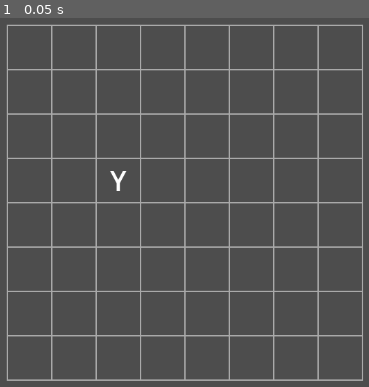
Above: before the commit, frame 1.
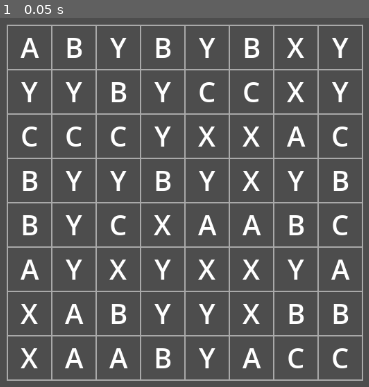
Above: after the commit, the same moment.

Repository: fehudma/godot_projects
Game: Godot game, scene res://Scenes/game.tscn
Same seed, same stepped clock (60 frames per second), same inputs: the game is played once before the commit and once after it.
Inputs:
- Up to frame 1 (0.05 s): no input

The runs differ from the first frame. In frame 1, 7.6% of the frame differs, in the area x 5-95%, y 5-96%.

Commit message:
added detect whether a new letter would create a starting match)

Diff:
--- a/Scenes/board.gd
+++ b/Scenes/board.gd
@@ -8,13 +8,81 @@
 #
 const PIECE_SCENE: PackedScene = preload("res://scenes/piece.tscn")
 
+
+#
+const PIECE_LETTERS: Array[String] = [
+	"A",
+	"B",
+	"C",
+	"X",
+	"Y"
+]
+
+
+#==========================VARS
+var grid: Array[Array] = []
+
+
 #==========================HELPERS
+#
 func grid_to_pixel(column: int, row: int) -> Vector2:
 	return Vector2(
 		column * CELL_SIZE + CELL_SIZE / 2.0,
 		row * CELL_SIZE + CELL_SIZE / 2.0
 	)
 
+#
+func get_random_letter() -> String:
+	return PIECE_LETTERS.pick_random()
+
+#
+func create_piece(grid_position: Vector2i) -> Piece:
+	var piece: Piece = PIECE_SCENE.instantiate()
+	add_child(piece)
+
+	piece.setup(get_random_letter(), grid_position)
+	piece.position = grid_to_pixel(grid_position.x, grid_position.y)
+
+	grid[grid_position.x][grid_position.y] = piece
+
+	return piece
+
+#
+func create_empty_grid() -> void:
+	grid.clear()
+
+	for column: int in range(COLUMNS):
+		var new_column: Array[Piece] = []
+
+		for row: int in range(ROWS):
+			new_column.append(null)
+
+		grid.append(new_column)
+
+#
+#check the two cells to the left and the two cells above
+func would_create_starting_match(
+	grid_position: Vector2i,
+	letter: String
+) -> bool:
+	var column := grid_position.x
+	var row := grid_position.y
+
+	if column >= 2:
+		var left_piece: Piece = grid[column - 1][row]
+		var far_left_piece: Piece = grid[column - 2][row]
+
+		if left_piece.letter == letter and far_left_piece.letter == letter:
+			return true
+
+	if row >= 2:
+		var above_piece: Piece = grid[column][row - 1]
+		var far_above_piece: Piece = grid[column][row - 2]
+
+		if above_piece.letter == letter and far_above_piece.letter == letter:
+			return true
+
+	return false
 #==========================
 #“Where should the center of cell (column, row) be?”
 func _draw() -> void:
@@ -51,13 +119,9 @@
 
 #==========================INIT
 func _ready() -> void:
-	var piece: Piece = PIECE_SCENE.instantiate()
-	add_child(piece)
+	create_empty_grid()
 
-	var target_cell := Vector2i(2, 3)
-
-	piece.set_grid_position(target_cell)
-	piece.position = grid_to_pixel(target_cell.x, target_cell.y)
-	piece.set_letter("Y")
-
-	print(piece.grid_position)
+	for column: int in range(COLUMNS):
+		for row: int in range(ROWS):
+			create_piece(Vector2i(column, row))
+	print(would_create_starting_match(Vector2i(2, 0), grid[0][0].letter))
--- a/Scenes/piece.gd
+++ b/Scenes/piece.gd
@@ -9,9 +9,14 @@
 var grid_position: Vector2i = Vector2i.ZERO
 
 #==========================HELPERS
+#
 func set_grid_position(new_grid_position: Vector2i) -> void:
 	grid_position = new_grid_position
 
+#
+func setup(new_letter: String, new_grid_position: Vector2i) -> void:
+	set_letter(new_letter)
+	set_grid_position(new_grid_position)
 #==========================INIT
 func _ready() -> void:
 	set_letter(letter)
